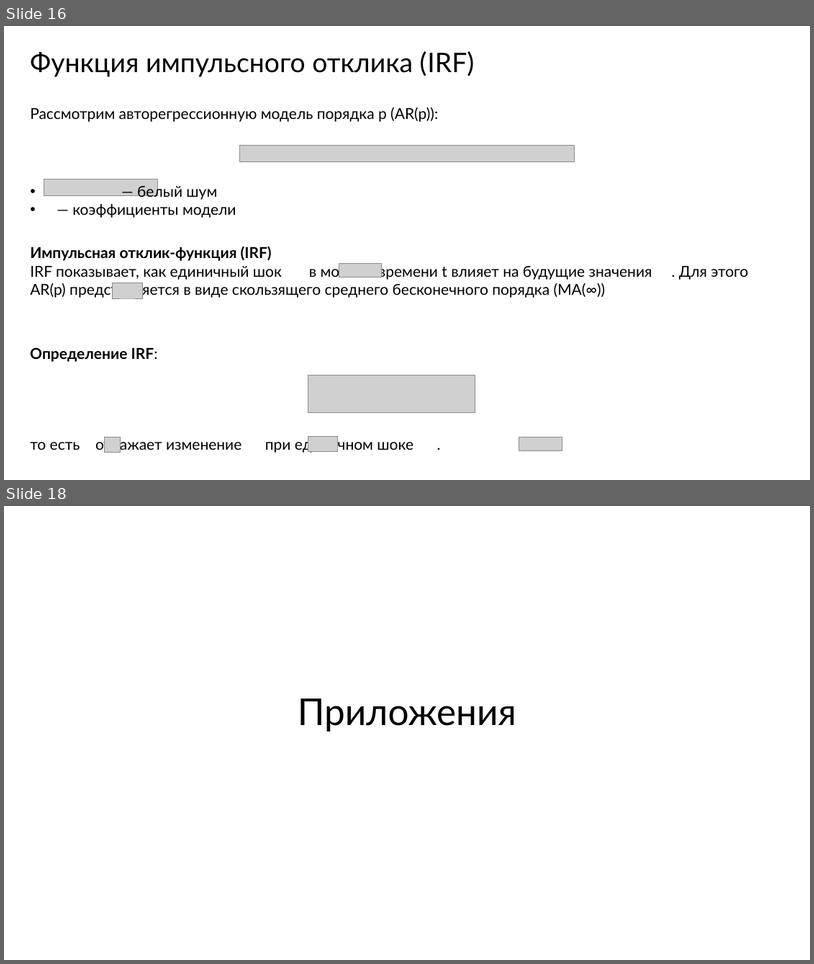
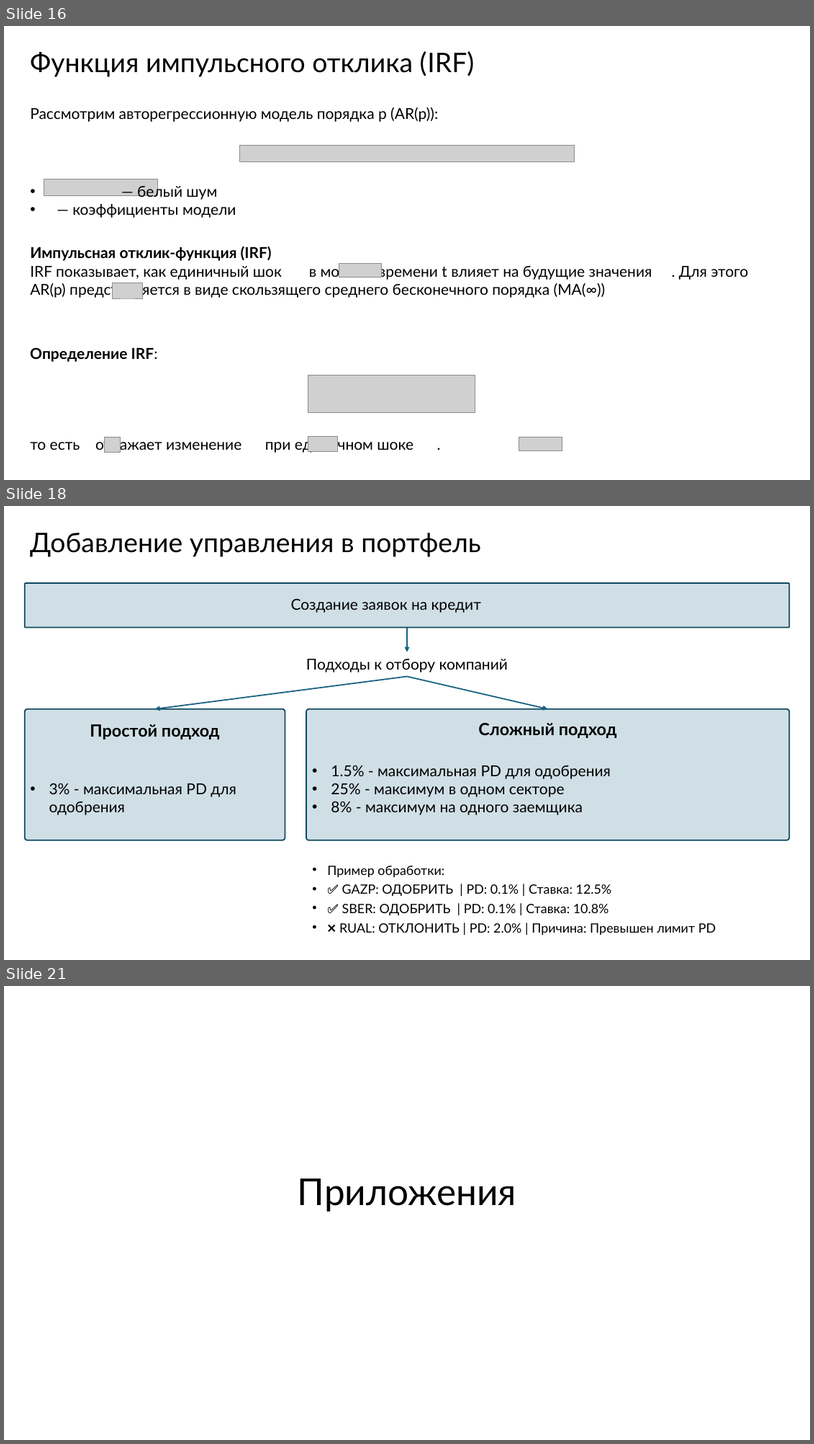
Before and after one commit to MaximKiryakin/Diploma, a slide deck: masters/presentation/presentation.pptx. Shown one above the other, each under a label of ours: slides 16 and 18 before the commit, slides 16, 18 and 21 after it; the slides between them are not shown. The pictures are 814x964 and 814x1444 pixels, drawn with LibreOffice and Linux fonts; fonts in the diff are those of the drawing; grey boxes stand for pictures; background and template pictures are left out. Boxes give left, top, right and bottom in pixels: in the first picture for what was removed or moved away, otherwise in the second. Text is boxed around its words. In the diff, an @@ line names an element or a change of style, - is before the commit and + after.

```diff
--- a/masters/presentation/presentation.pptx
+++ b/masters/presentation/presentation.pptx
@@ slide 18 added at bbox=[4, 506, 810, 960], background #FFFFFF @@
@@ text added at bbox=[30, 533, 481, 557], 32 pt, text #000000 @@
+Добавление управления в портфель
@@ rounded rectangle added at bbox=[25, 583, 790, 627], fill #156082 at 20% opacity, outline #104760 1.5 pt @@
@@ text added at bbox=[291, 598, 481, 613], 18 pt, text #000000 @@
+Создание заявок на кредит
@@ arrow added from (407, 628) to (407, 651), #156082 1.5 pt @@
@@ arrow added from (407, 677) to (155, 708), #156082 1.5 pt @@
@@ text added at bbox=[306, 659, 508, 672], 18 pt, text #000000 @@
+Подходы к отбору компаний
@@ arrow added from (407, 677) to (548, 708), #156082 1.5 pt @@
@@ rounded rectangle added at bbox=[25, 708, 286, 840], fill #156082 at 20% opacity, outline #104760 1.5 pt @@
@@ rounded rectangle added at bbox=[306, 708, 790, 840], fill #156082 at 20% opacity, outline #104760 1.5 pt @@
@@ text added at bbox=[90, 724, 220, 739], 20 pt, text #000000, bold @@
+Простой подход
@@ text added at bbox=[478, 723, 617, 738], 20 pt, text #000000, bold @@
+Сложный подход
@@ text added at bbox=[49, 782, 237, 815], 18 pt, text #000000 @@
+• 3% - максимальная PD для одобрения
@@ text added at bbox=[331, 765, 611, 815], 18 pt, text #000000 @@
+• 1.5% - максимальная PD для одобрения
+• 25% - максимум в одном секторе
+• 8% - максимум на одного заемщика
@@ text added at bbox=[327, 865, 716, 934], 15.3 pt, text #000000 @@
+• Пример обработки:
+• ✅ GAZP: ОДОБРИТЬ | PD: 0.1% | Ставка: 12.5%
+• ✅ SBER: ОДОБРИТЬ | PD: 0.1% | Ставка: 10.8%
+• ❌ RUAL: ОТКЛОНИТЬ | PD: 2.0% | Причина: Превышен лимит PD
@@ what was slide 18 is now slide 21 @@
```
Also in this commit, not shown: 3 slides changed, 4 other slides added, 29 other files.
